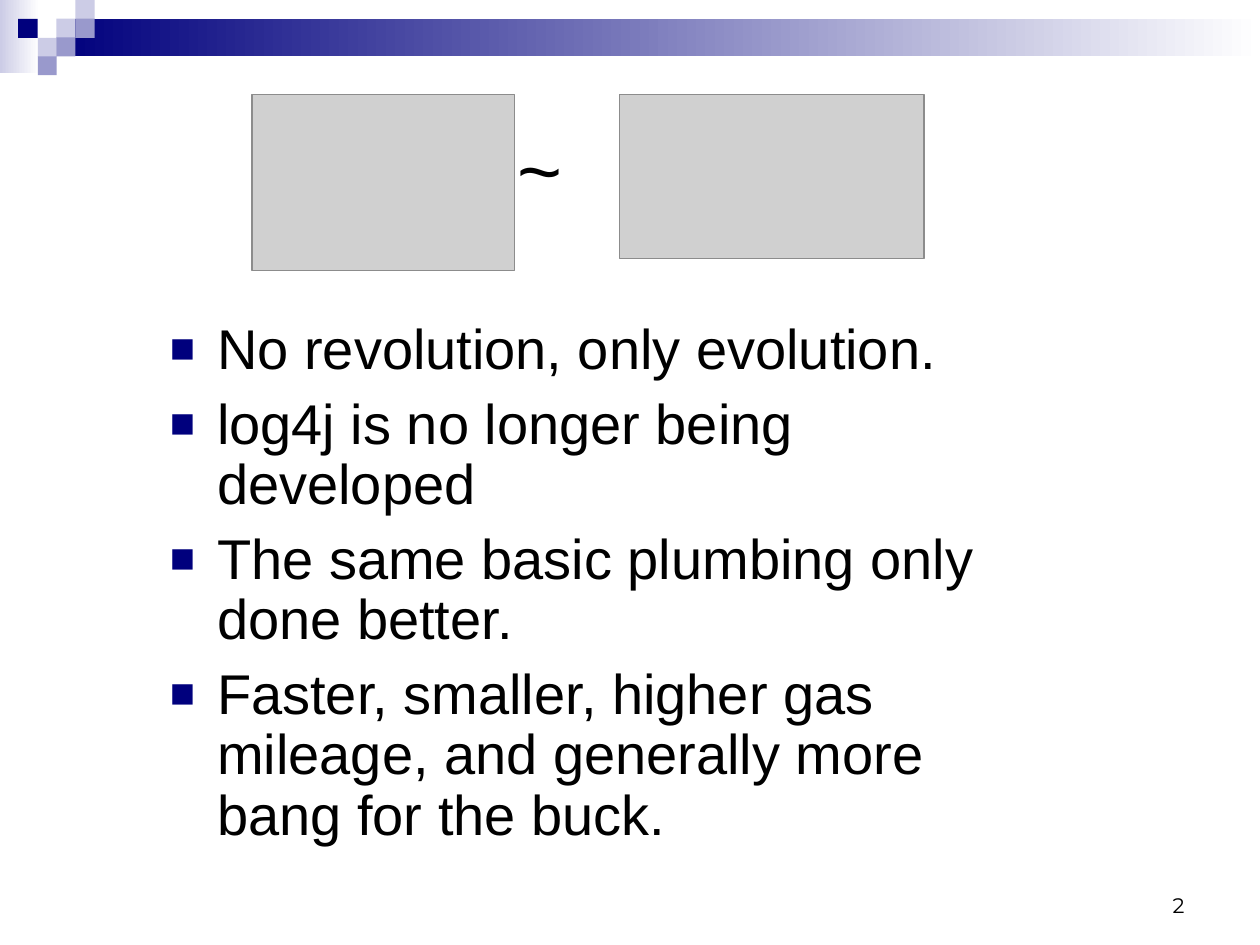
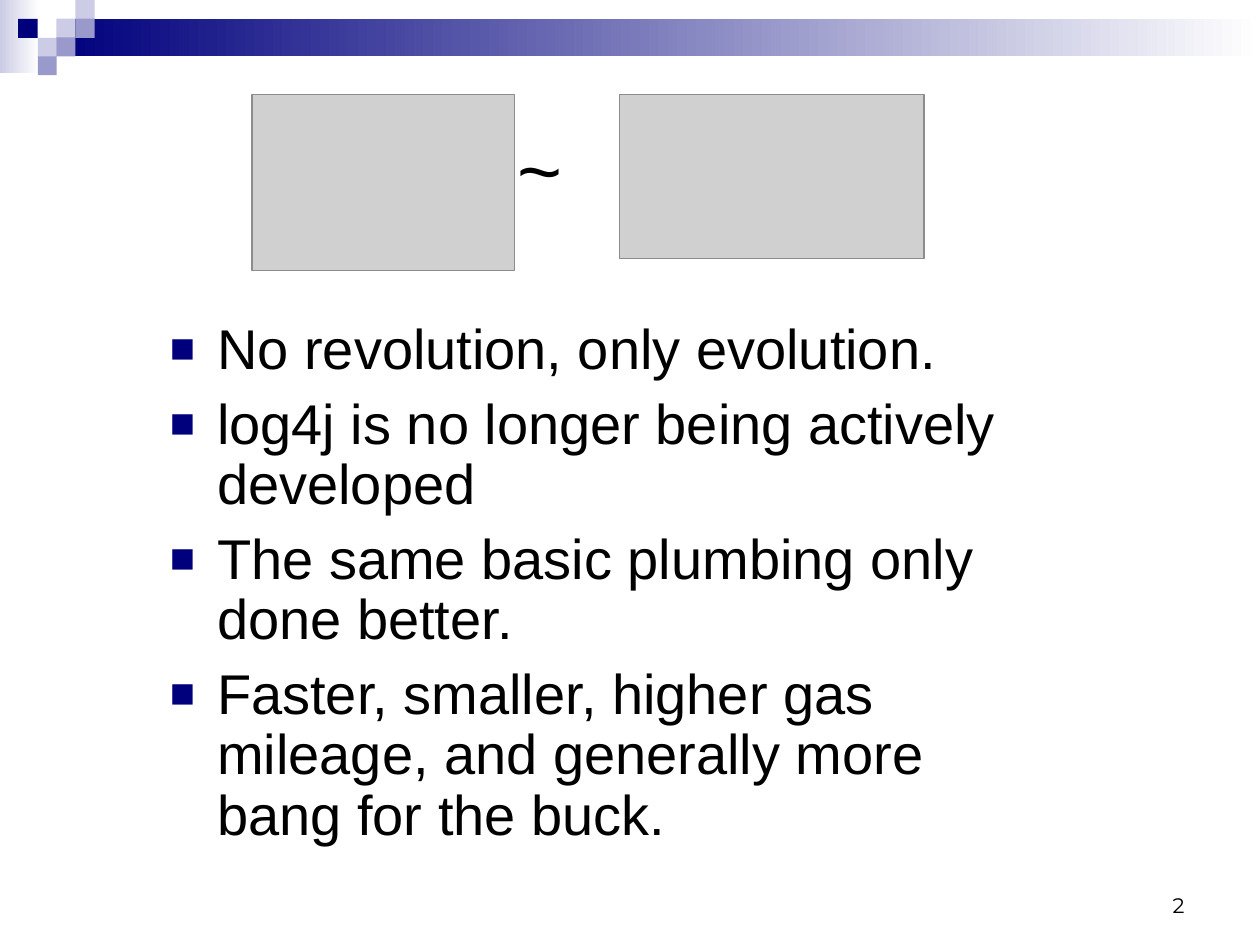
Before and after one commit to qos-ch/logback, a slide deck: slide 2 of logback-site/src/site/resources/logback.ppt. Drawn at 1260x945 pixels with LibreOffice and Linux fonts; fonts in the diff are those of the drawing; grey boxes stand for pictures. Boxes give left, top, right and bottom in pixels: in the first picture for what was removed or moved away, otherwise in the second. Text is boxed around its words. In the diff, an @@ line names an element or a change of style, - is before the commit and + after.

Commit message:
- removed 10reasons.ppt - added remark about log4j no longer being actively developed

```diff
--- a/logback-site/src/site/resources/logback.ppt
+++ b/logback-site/src/site/resources/logback.ppt
@@ text at box(217, 403, 995, 515): text changed @@
-■ log4j is no longer being developed
+■ log4j is no longer being actively developed
```
Also in this commit, not shown: 1 other file.
